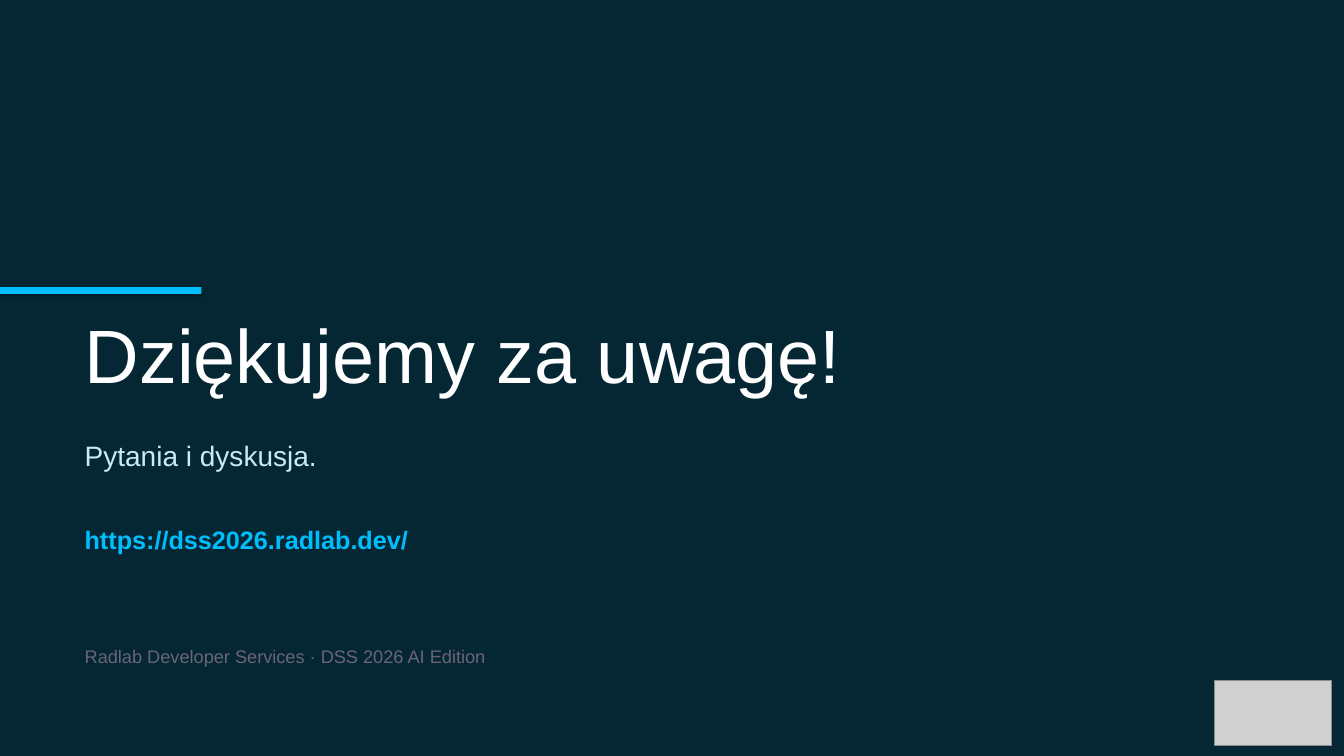
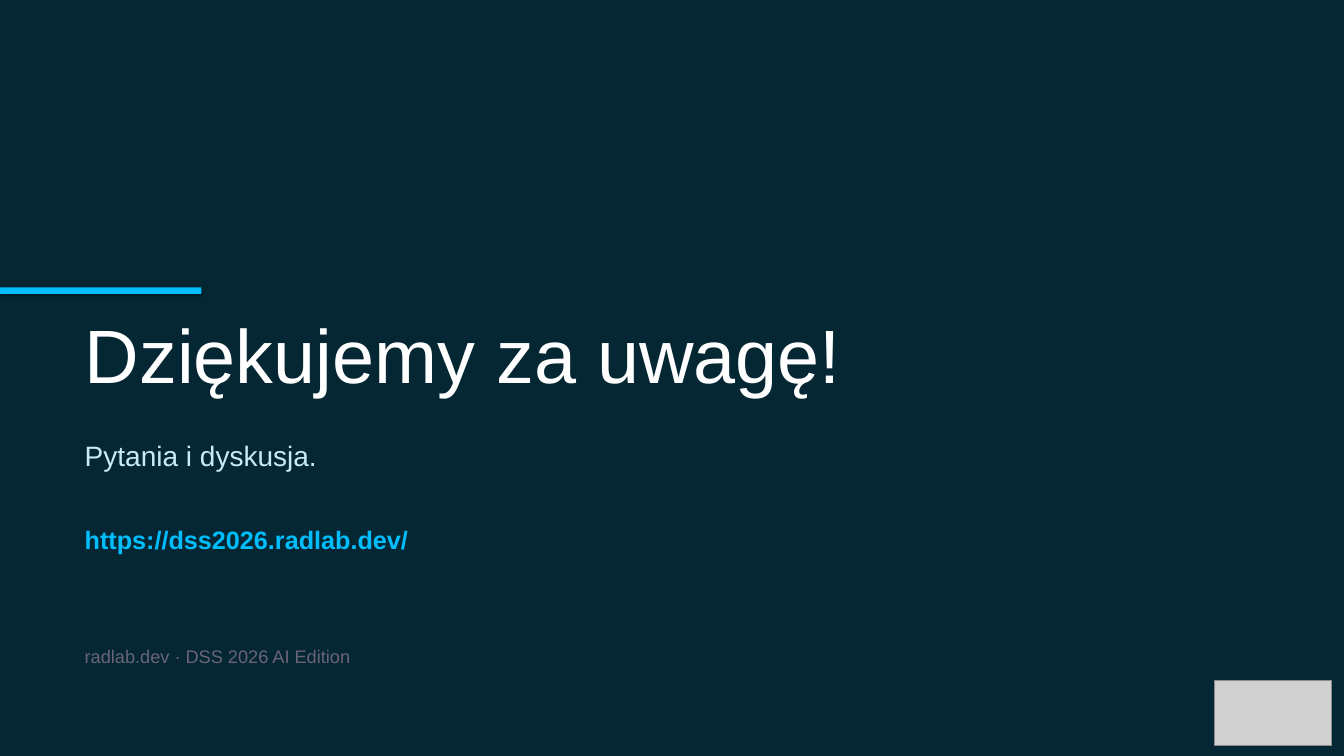
Before and after one commit to radlab-dev-group/.github, a slide deck: slide 28 of conf/DSS_20260618/presentation/pptx/DSS_2026_Tutorial.pptx. Drawn at 1344x756 pixels with LibreOffice and Linux fonts; fonts in the diff are those of the drawing; grey boxes stand for pictures. Boxes give left, top, right and bottom in pixels: in the first picture for what was removed or moved away, otherwise in the second. Text is boxed around its words. In the diff, an @@ line names an element or a change of style, - is before the commit and + after.

```diff
--- a/conf/DSS_20260618/presentation/pptx/DSS_2026_Tutorial.pptx
+++ b/conf/DSS_20260618/presentation/pptx/DSS_2026_Tutorial.pptx
@@ text at (85, 650, 351, 663): text changed @@
-Radlab Developer Services · DSS 2026 AI Edition
+radlab.dev · DSS 2026 AI Edition
```
Also in this commit, not shown: 1 other slide changed, 1 other file.
